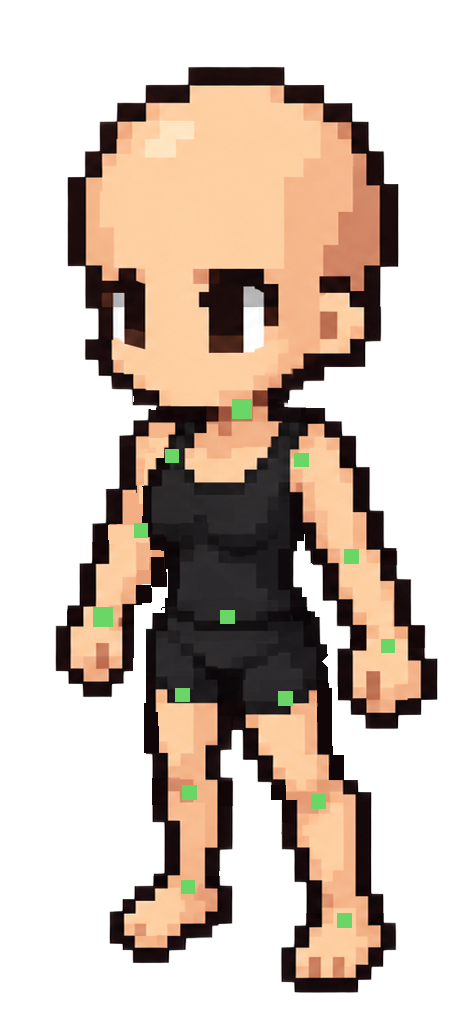
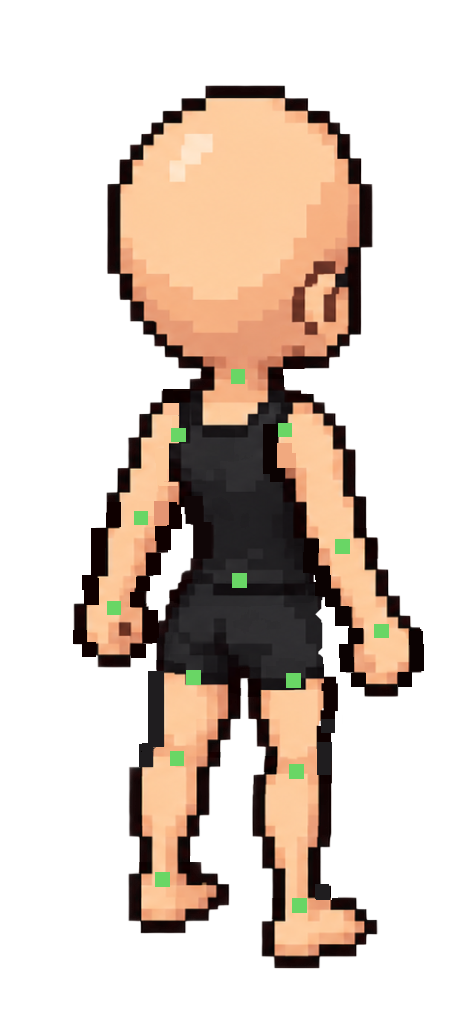
Revision of a layered 476×1024 image; what changed, layer by layer:
hid group "front" (2nd of 2, in "female") (26 layers) over [55, 66, 438, 993]
added layer "レイヤー 4" in group "back" over [107, 369, 389, 913]
added group "body" (4th of 4, in "female" › "back") with 12 layers in group "back" over [73, 82, 425, 734]
added group "arm_l" (4th of 4, in "female" › "back" › "body") with 4 layers in group "body" over [263, 393, 425, 734]
added group "arm_l_lower" (7th of 8, in "female" › "back" › "body" › "arm_l") with 2 layers in group "arm_l" over [303, 519, 425, 734]
added layer "arm_l_upper" (4th of 4, in "female" › "back" › "body" › "arm_l") in group "arm_l" over [263, 393, 379, 572]
added layer "head" (4th of 4, in "female" › "back" › "body") in group "body" over [106, 82, 374, 379]
added layer "torso" (4th of 4, in "female" › "back" › "body") in group "body" over [153, 346, 359, 607]
added group "arm_r" (4th of 4, in "female" › "back" › "body") with 4 layers in group "body" over [73, 386, 235, 670]
added layer "arm_r_upper" (3rd of 3, in "female" › "back" › "body" › "arm_r") in group "arm_r" over [105, 386, 235, 544]
added group "waist" (7th of 8, in "female" › "back") with 11 layers in group "back" over [127, 578, 379, 971]
added group "leg_r" (4th of 4, in "female" › "back" › "waist") with 4 layers in group "waist" over [127, 596, 252, 936]
added group "leg_r_lower" (7th of 8, in "female" › "back" › "waist" › "leg_r") with 2 layers in group "leg_r" over [127, 720, 230, 936]
added layer "leg_r_upper" (4th of 4, in "female" › "back" › "waist" › "leg_r") in group "leg_r" over [139, 596, 252, 777]
added group "leg_l" (4th of 4, in "female" › "back" › "waist") with 4 layers in group "waist" over [245, 658, 379, 971]
added group "leg_l_lower" (7th of 8, in "female" › "back" › "waist" › "leg_l") with 2 layers in group "leg_l" over [251, 756, 379, 971]
…and 11 more changes (11 added)